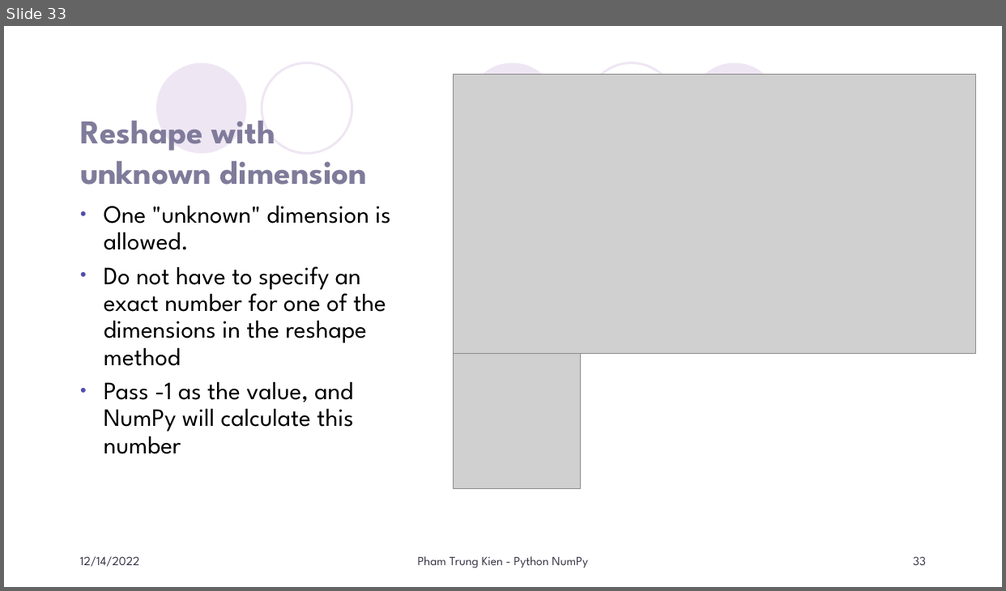
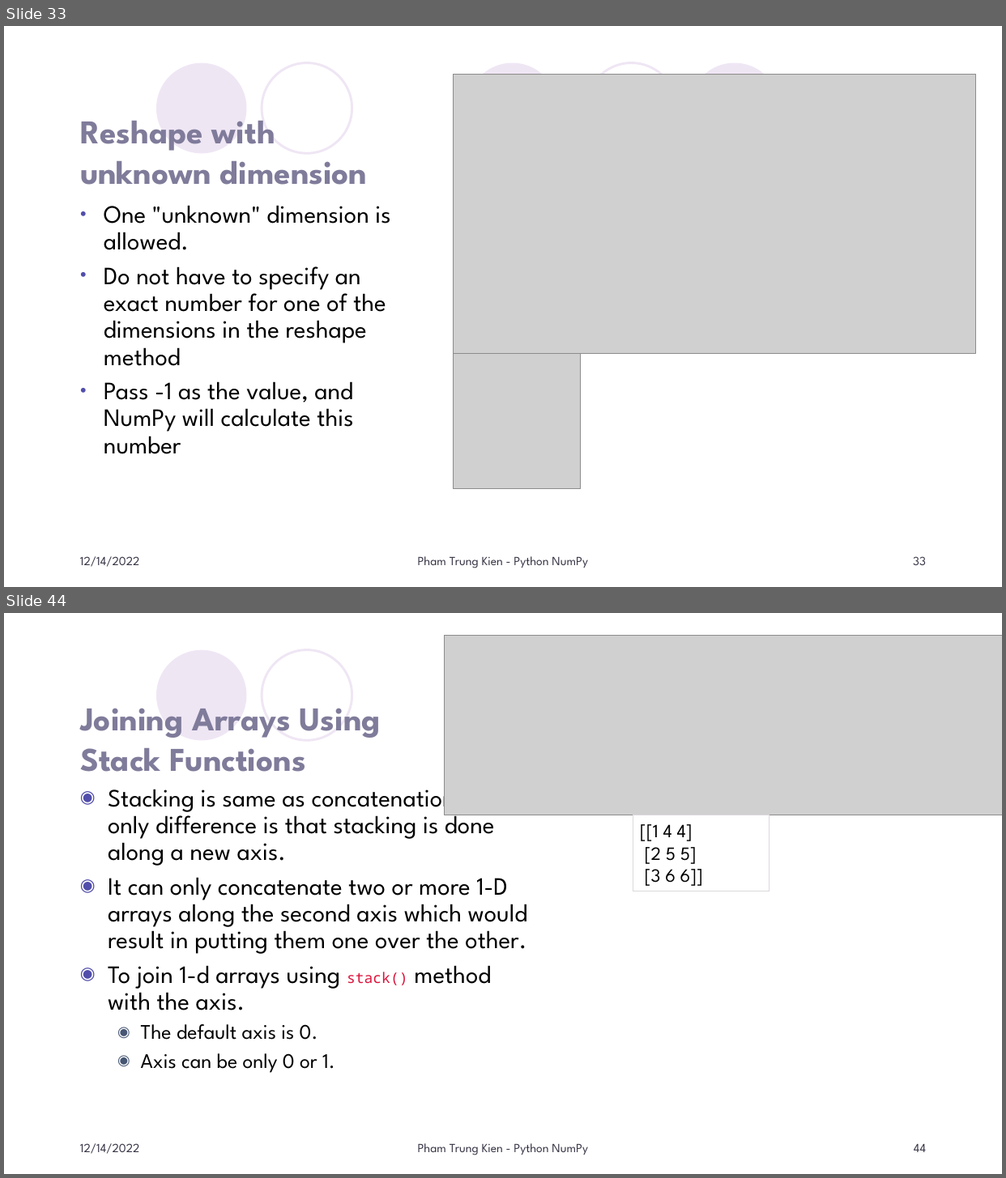
Before and after one commit to KienPham2607/MyLittlePy, a slide deck: PyThon/GetStarted/Numpy/Doc/Python NumPy.pptx. Shown one above the other, each under a label of ours: slide 33 before the commit, slides 33 and 44 after it; the slides between them are not shown. The pictures are 1006x591 and 1006x1178 pixels, drawn with LibreOffice and Linux fonts; fonts in the diff are those of the drawing; grey boxes stand for pictures; background and template pictures are left out. Boxes give left, top, right and bottom in pixels: in the first picture for what was removed or moved away, otherwise in the second. Text is boxed around its words. In the diff, an @@ line names an element or a change of style, - is before the commit and + after.

```diff
--- a/PyThon/GetStarted/Numpy/Doc/Python NumPy.pptx
+++ b/PyThon/GetStarted/Numpy/Doc/Python NumPy.pptx
@@ slide 44 added at [4, 613, 1002, 1174], background #FFFFFF; not listed: 2 template elements that a slide beside it also shows @@
@@ picture added at [444, 636, 1002, 815] @@
@@ title added at [80, 708, 381, 772], 32 pt, text #7F7B9A, bold @@
+Joining Arrays Using Stack Functions
@@ text added at [108, 778, 528, 1073], 24 pt, text #000000 @@
+◉ Stacking is same as concatenation, the only difference is that stacking is done along a new axis.
+◉ It can only concatenate two or more 1-D arrays along the second axis which would result in putting them one over the other.
+◉ To join 1-d arrays using stack() method with the axis.
+  ◉ The default axis is 0.
+  ◉ Axis can be only 0 or 1.
@@ rectangle added at [633, 815, 769, 891], outline #DCD8DC 0.75 pt, 18 pt, text #000000 @@
+[[1 4 4]
+[2 5 5]
+[3 6 6]]
@@ text added at [80, 1144, 140, 1154], 12 pt, text #373545 @@
+12/14/2022
@@ text added at [418, 1144, 588, 1156], 12 pt, text #373545 @@
+Pham Trung Kien - Python NumPy
@@ page number added at [914, 1144, 926, 1152], 12 pt, text #373545 @@
+44
```
Also in this commit, not shown: 1 slide changed, 17 other slides added, 51 other files.
